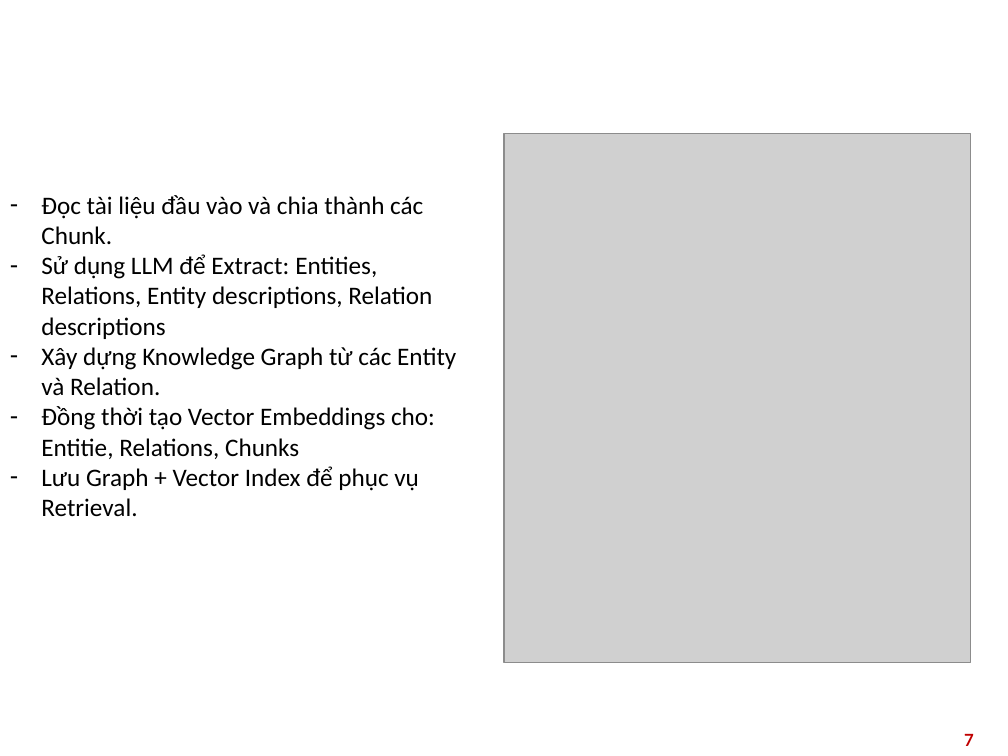
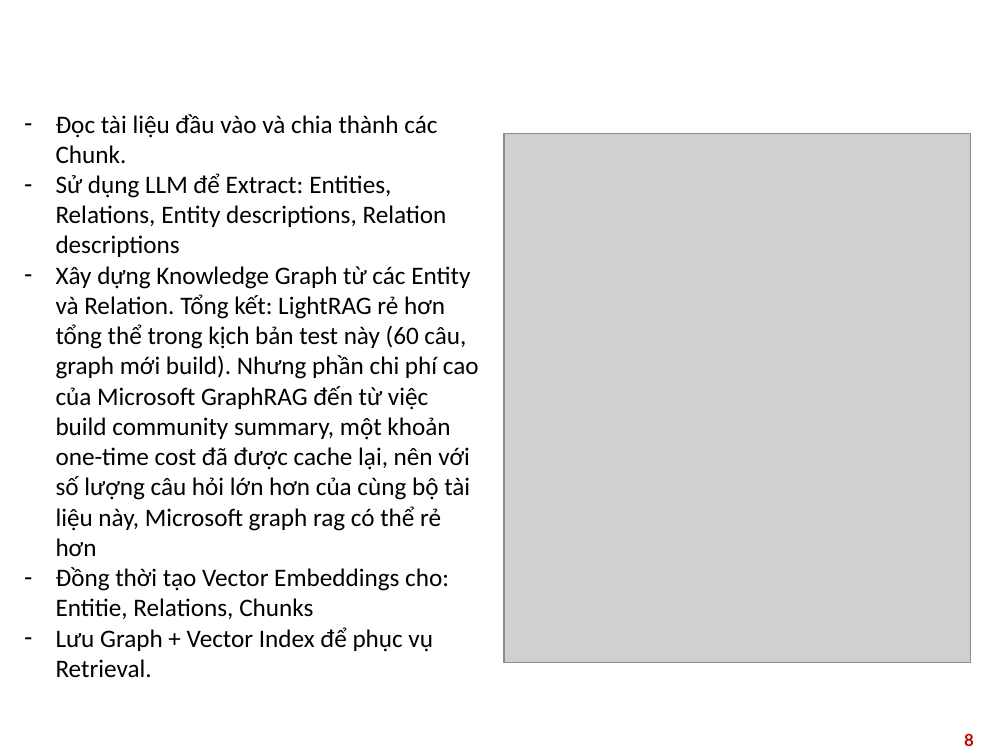
Before and after one commit to hung2388/GraphRAG, a slide deck: slide 8 of docs/slides/graphRAG3.pptx (slide 7 before the commit). Drawn at 1008x756 pixels with LibreOffice and Linux fonts; fonts in the diff are those of the drawing; grey boxes stand for pictures; background and template pictures are left out. Boxes give left, top, right and bottom in pixels: in the first picture for what was removed or moved away, otherwise in the second. Text is boxed around its words. In the diff, an @@ line names an element or a change of style, - is before the commit and + after.

```diff
--- a/docs/slides/graphRAG3.pptx
+++ b/docs/slides/graphRAG3.pptx
@@ text "Đọc tài liệu đầu vào ...": place and size @@
-text "Đọc tài liệu đầu vào ..." at box(41, 195, 456, 516)
+text "Đọc tài liệu đầu vào ..." at box(56, 114, 479, 677)
@@ text at box(56, 266, 479, 556): text changed @@
-– Xây dựng Knowledge Graph từ các Entity và Relation.
+– Xây dựng Knowledge Graph từ các Entity và Relation. Tổng kết: LightRAG rẻ hơn tổng thể trong kịch bản test này (60 câu, graph mới build). Nhưng phần chi phí cao của Microsoft GraphRAG đến từ việc build community summary, một khoản one-time cost đã được cache lại, nên với số lượng câu hỏi lớn hơn của cùng bộ tài liệu này, Microsoft graph rag có thể rẻ hơn
@@ page number at box(964, 733, 974, 746): text changed @@
-7
+8
```
Also in this commit, not shown: 1 other slide changed, 1 slide added.
